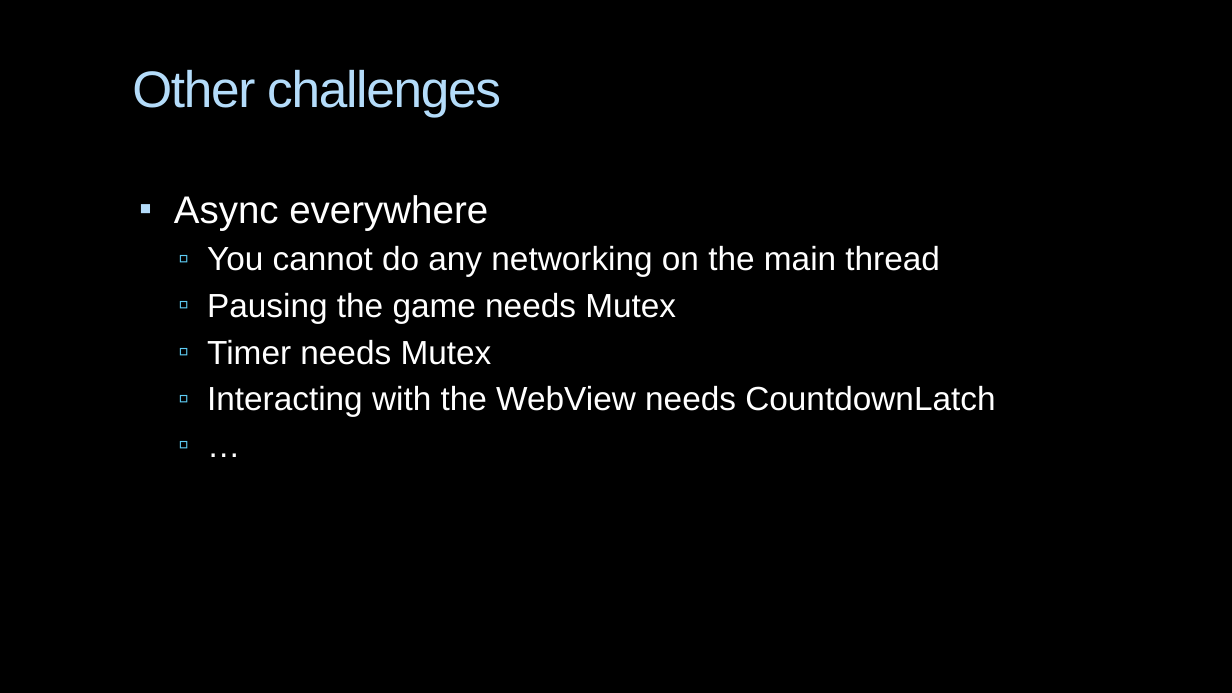
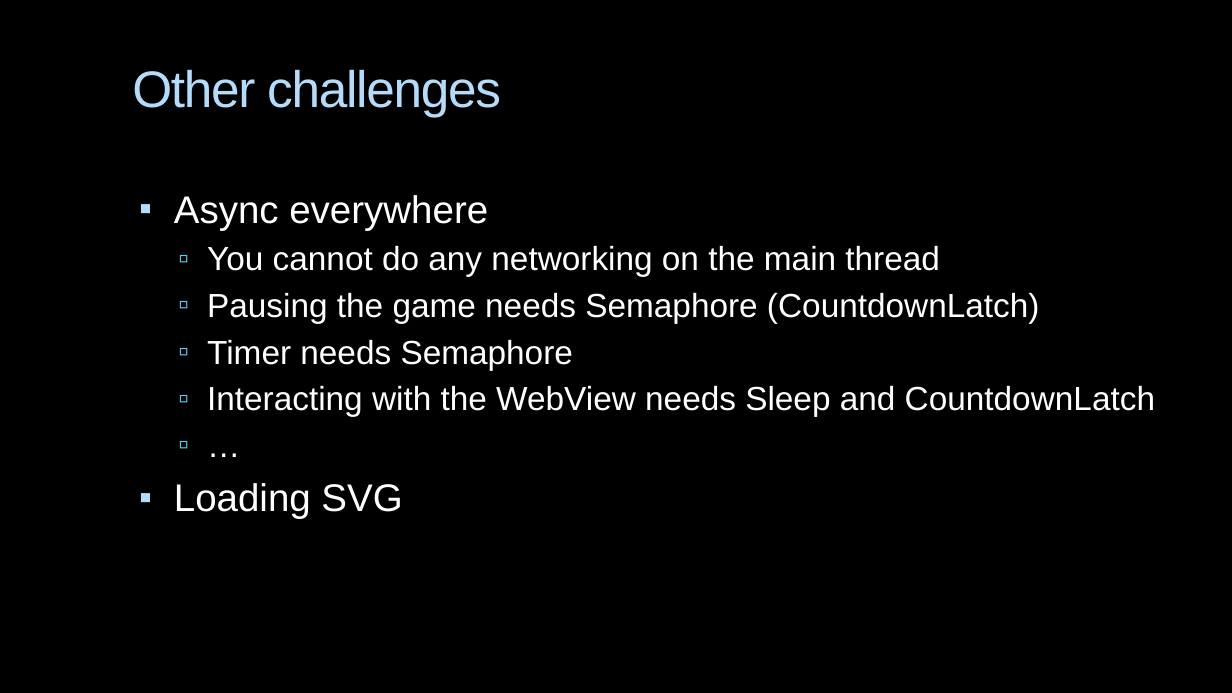
Before and after one commit to AlexanderPoone/tempusespatium, a slide deck: slide 14 of shitty_ppt.pptx. Drawn at 1232x693 pixels with LibreOffice and Linux fonts; fonts in the diff are those of the drawing; background and template pictures are left out. Boxes give left, top, right and bottom in pixels: in the first picture for what was removed or moved away, otherwise in the second. Text is boxed around its words. In the diff, an @@ line names an element or a change of style, - is before the commit and + after.

```diff
--- a/shitty_ppt.pptx
+++ b/shitty_ppt.pptx
@@ text at (x1=207, y1=292, x2=1155, y2=417): text changed @@
-  ▫ Pausing the game needs Mutex
-  ▫ Timer needs Mutex
-  ▫ Interacting with the WebView needs CountdownLatch
+  ▫ Pausing the game needs Semaphore (CountdownLatch)
+  ▫ Timer needs Semaphore
+  ▫ Interacting with the WebView needs Sleep and CountdownLatch
@@ text at (x1=174, y1=483, x2=402, y2=519): paragraph added @@
+▪ Loading SVG
```
Also in this commit, not shown: 1 other slide changed, 5 other files.
